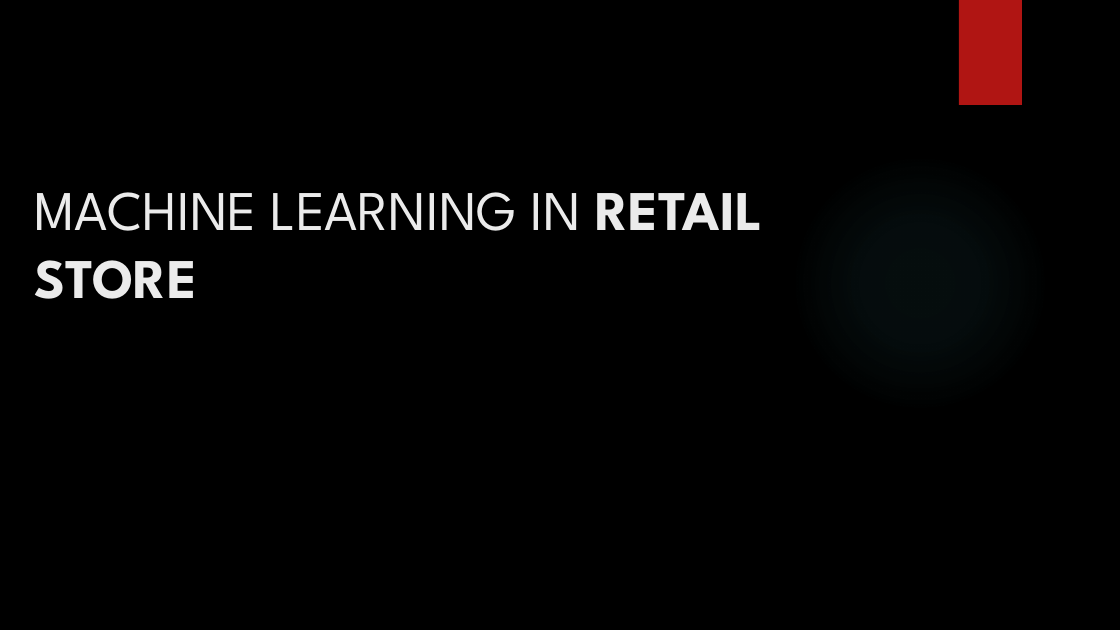
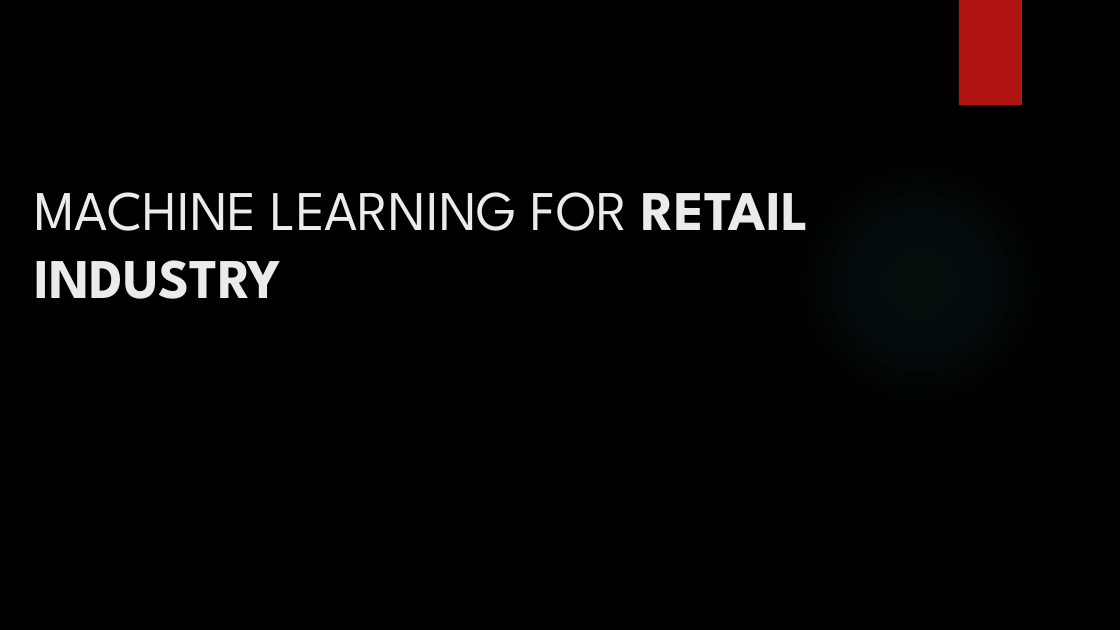
Before and after one commit to madhuhasa/digital-alpha, a slide deck: slide 1 of project/DIGITAL MARKETING.pptx. Drawn at 1120x630 pixels with LibreOffice and Linux fonts; fonts in the diff are those of the drawing; background and template pictures are left out. Boxes give left, top, right and bottom in pixels: in the first picture for what was removed or moved away, otherwise in the second. Text is boxed around its words. In the diff, an @@ line names an element or a change of style, - is before the commit and + after.

```diff
--- a/project/DIGITAL MARKETING.pptx
+++ b/project/DIGITAL MARKETING.pptx
@@ title at (34, 192, 808, 299): text changed @@
-MACHINE LEARNING IN RETAIL STORE
+MACHINE LEARNING FOR RETAIL INDUSTRY
```
Also in this commit, not shown: 21 other slides changed, 5 slides added, 3 slides removed.
